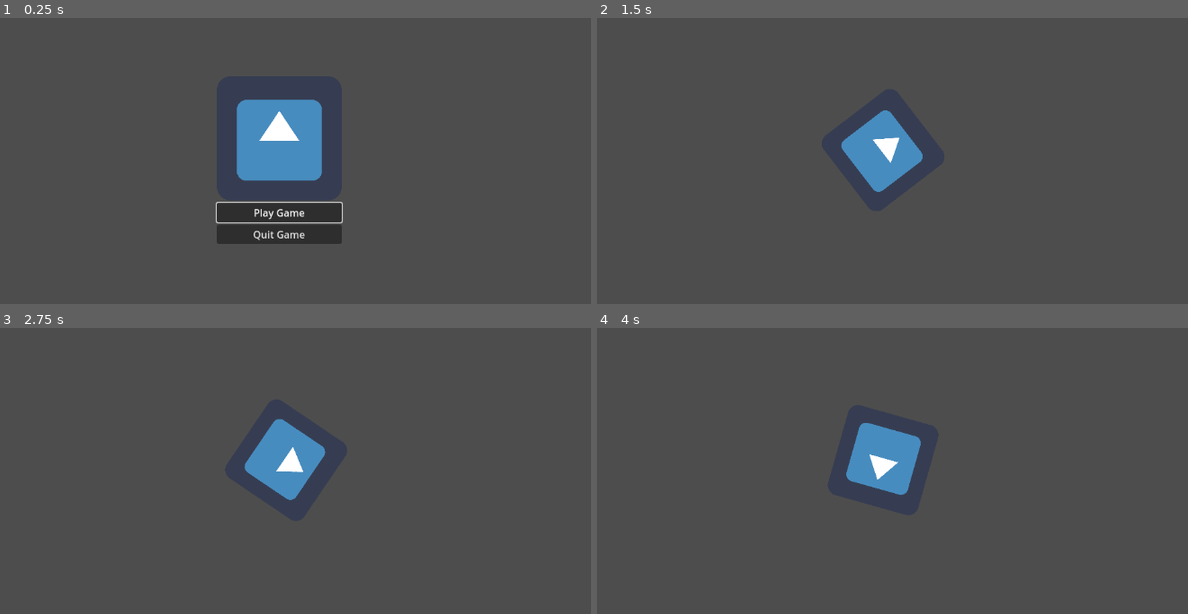
Above: before the commit, frames 1-4 (two rows, left to right).
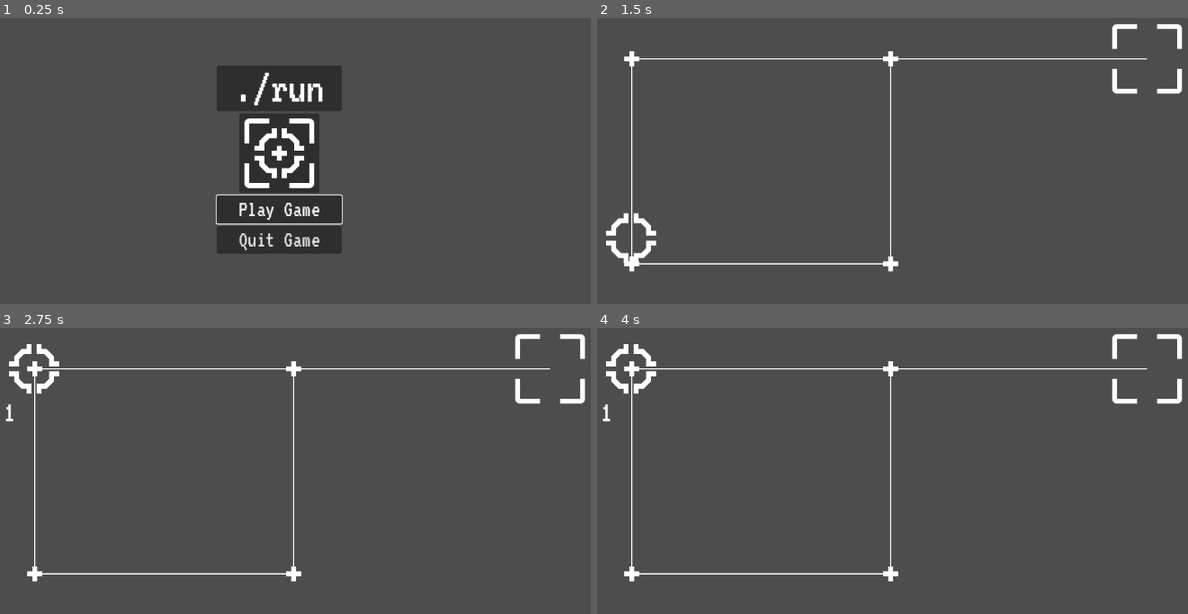
Above: after the commit, the same moments.

Repository: bardunbar/ggj_september25
Game: Godot game, scene res://screens/main_menu/main_menu_scene.tscn
Same seed, same stepped clock (60 frames per second), same inputs: the game is played once before the commit and once after it. The engine's default icon, where the game draws it, is replaced by a stand-in: a white triangle on a blue panel in a dark square.
Inputs:
- Up to frame 1 (0.25 s): no input
- Up to frame 2 (1.5 s): click "Play Game" at 0.5 s; tap 1 (process_one, bound only after the commit) at 1.35 s
- Up to frame 3 (2.75 s): tap 0 (process_zero, bound only after the commit) at 1.55, 2.1 s; tap 1 (process_one, bound only after the commit) at 2.3 s
- Up to frame 4 (4 s): tap 1 (process_one, bound only after the commit) at 2.85, 3.8 s; tap 0 (process_zero, bound only after the commit) at 3.05, 3.6 s

The runs differ from the first frame. In frame 1, 9.7% of the frame differs, in the area x 36-58%, y 16-83%; in frame 2, 4.7%; in frame 3, 4.8%; in frame 4, 4.8%.

Commit message:
Add basic game logic and node connection flow

Diff:
--- a/project/project.godot
+++ b/project/project.godot
@@ -22,6 +22,16 @@
 "events": [Object(InputEventKey,"resource_local_to_scene":false,"resource_name":"","device":0,"window_id":0,"alt_presse …(194 unchanged characters)…
 ]
 }
+process_one={
+"deadzone": 0.2,
+"events": [Object(InputEventKey,"resource_local_to_scene":false,"resource_name":"","device":0,"window_id":0,"alt_pressed":false,"shift_pressed":false,"ctrl_pressed":false,"meta_pressed":false,"pressed":false,"keycode":0,"physical_keycode":49,"key_label":0,"unicode":0,"location":0,"echo":false,"script":null)
+]
+}
+process_zero={
+"deadzone": 0.2,
+"events": [Object(InputEventKey,"resource_local_to_scene":false,"resource_name":"","device":-1,"window_id":0,"alt_pressed":false,"shift_pressed":false,"ctrl_pressed":false,"meta_pressed":false,"pressed":false,"keycode":0,"physical_keycode":48,"key_label":0,"unicode":48,"location":0,"echo":false,"script":null)
+]
+}
 
 [rendering]
 
--- /dev/null
+++ b/project/screens/game/Player.tscn
@@ -0,0 +1,42 @@
+[gd_scene load_steps=5 format=3 uid="uid://dlschjeli3fba"]
+
+[ext_resource type="Script" uid="uid://bj4lxxh8ceqpl" path="res://screens/game/player.gd" id="1_24xae"]
+[ext_resource type="Texture2D" uid="uid://d3s4ko2h4wp02" path="res://assets/textures/kenny_assets/thread.png" id="2_5unck"]
+[ext_resource type="FontFile" uid="uid://d3co1gjnbnn36" path="res://assets/fonts/VT323-Regular.ttf" id="3_grggs"]
+
+[sub_resource type="LabelSettings" id="LabelSettings_qk4c7"]
+font = ExtResource("3_grggs")
+font_size = 48
+
+[node name="Player" type="Node2D"]
+script = ExtResource("1_24xae")
+
+[node name="PlayerTexture" type="Sprite2D" parent="."]
+position = Vector2(-1, 0)
+texture = ExtResource("2_5unck")
+
+[node name="Control0" type="Node2D" parent="."]
+visible = false
+
+[node name="Label" type="Label" parent="Control0"]
+offset_left = -19.0
+offset_top = -25.0
+offset_right = 21.0
+offset_bottom = 24.0
+text = "0"
+label_settings = SubResource("LabelSettings_qk4c7")
+horizontal_alignment = 1
+vertical_alignment = 1
+
+[node name="Control1" type="Node2D" parent="."]
+visible = false
+
+[node name="Label2" type="Label" parent="Control1"]
+offset_left = -20.0
+offset_top = -24.0
+offset_right = 20.0
+offset_bottom = 25.0
+text = "1"
+label_settings = SubResource("LabelSettings_qk4c7")
+horizontal_alignment = 1
+vertical_alignment = 1
--- /dev/null
+++ b/project/screens/game/connection.gd
@@ -0,0 +1,14 @@
+@tool
+class_name Connection
+
+extends Node2D
+
+@export var node_a: Node2D = null
+@export var node_b: Node2D = null
+
+func _process(delta: float) -> void:
+	queue_redraw()
+
+func _draw():
+	if node_a != null and node_b != null:
+		draw_line(node_a.position, node_b.position, Color.WHITE, 2.5, false)
--- /dev/null
+++ b/project/screens/game/connections.gd
@@ -0,0 +1,3 @@
+extends Node2D
+
+@export var connections: Array[Array] = []
--- a/project/screens/game/game_scene.tscn
+++ b/project/screens/game/game_scene.tscn
@@ -1,20 +1,93 @@
-[gd_scene load_steps=5 format=3 uid="uid://cfnef885bvt5u"]
+[gd_scene load_steps=9 format=3 uid="uid://cfnef885bvt5u"]
 
 [ext_resource type="Script" uid="uid://cqdnoi24guymt" path="res://screens/game/game_script.gd" id="1_e6mtp"]
-[ext_resource type="Texture2D" uid="uid://ch2c0uus03qn6" path="res://assets/textures/godot_logo.png" id="1_wpo6x"]
 [ext_resource type="PackedScene" uid="uid://c4oy6yui5ffhj" path="res://screens/play_menu/play_menu_scene.tscn" id="2_jjnch"]
-[ext_resource type="Script" uid="uid://buy4c3xhcnogx" path="res://screens/game/twirl.gd" id="2_uald8"]
+[ext_resource type="Script" uid="uid://dghkl2ansufrm" path="res://screens/game/route_node.gd" id="3_1v58h"]
+[ext_resource type="Texture2D" uid="uid://lvjjic7sxqci" path="res://assets/textures/kenny_assets/route.png" id="3_b275y"]
+[ext_resource type="Texture2D" uid="uid://70ihoc05j8cv" path="res://assets/textures/kenny_assets/node.png" id="4_6vlqa"]
+[ext_resource type="Script" uid="uid://cvdscxsaacv3m" path="res://screens/game/connections.gd" id="4_jjnch"]
+[ext_resource type="Script" uid="uid://d3cyvtxp1bcay" path="res://screens/game/connection.gd" id="5_b275y"]
+[ext_resource type="PackedScene" uid="uid://dlschjeli3fba" path="res://screens/game/Player.tscn" id="7_tvl6b"]
 
 [node name="GameScene" type="Node2D"]
 script = ExtResource("1_e6mtp")
 play_menu = ExtResource("2_jjnch")
 
-[node name="Sprite2D" type="Sprite2D" parent="."]
-position = Vector2(587, 308)
-scale = Vector2(0.146484, 0.146484)
-texture = ExtResource("1_wpo6x")
-script = ExtResource("2_uald8")
-rate = 1.0
-
 [node name="InterfaceLayer" type="CanvasLayer" parent="."]
 unique_name_in_owner = true
+
+[node name="Level_1" type="Node2D" parent="."]
+
+[node name="Route Nodes" type="Node2D" parent="Level_1"]
+
+[node name="RouteNode" type="Node2D" parent="Level_1/Route Nodes" node_paths=PackedStringArray("connection_1")]
+position = Vector2(184, 161)
+script = ExtResource("3_1v58h")
+connection_1 = NodePath("../RouteNode2")
+metadata/_custom_type_script = "uid://dghkl2ansufrm"
+
+[node name="Sprite2D" type="Sprite2D" parent="Level_1/Route Nodes/RouteNode"]
+texture = ExtResource("3_b275y")
+
+[node name="RouteNode2" type="Node2D" parent="Level_1/Route Nodes" node_paths=PackedStringArray("connection_0", "connection_1")]
+position = Vector2(184, 491)
+script = ExtResource("3_1v58h")
+connection_0 = NodePath("../RouteNode")
+connection_1 = NodePath("../RouteNode3")
+metadata/_custom_type_script = "uid://dghkl2ansufrm"
+
+[node name="Sprite2D" type="Sprite2D" parent="Level_1/Route Nodes/RouteNode2"]
+texture = ExtResource("3_b275y")
+
+[node name="RouteNode3" type="Node2D" parent="Level_1/Route Nodes" node_paths=PackedStringArray("connection_0", "connection_1")]
+position = Vector2(599, 491)
+script = ExtResource("3_1v58h")
+connection_0 = NodePath("../RouteNode2")
+connection_1 = NodePath("../RouteNode4")
+metadata/_custom_type_script = "uid://dghkl2ansufrm"
+
+[node name="Sprite2D" type="Sprite2D" parent="Level_1/Route Nodes/RouteNode3"]
+texture = ExtResource("3_b275y")
+
+[node name="RouteNode4" type="Node2D" parent="Level_1/Route Nodes" node_paths=PackedStringArray("connection_0", "connection_1")]
+position = Vector2(599, 161)
+script = ExtResource("3_1v58h")
+connection_0 = NodePath("../RouteNode")
+connection_1 = NodePath("../RouteNode5")
+metadata/_custom_type_script = "uid://dghkl2ansufrm"
+
+[node name="Sprite2D" type="Sprite2D" parent="Level_1/Route Nodes/RouteNode4"]
+texture = ExtResource("3_b275y")
+
+[node name="RouteNode5" type="Node2D" parent="Level_1/Route Nodes" node_paths=PackedStringArray("connection_0")]
+position = Vector2(1010, 161)
+script = ExtResource("3_1v58h")
+connection_0 = NodePath("../RouteNode4")
+metadata/_custom_type_script = "uid://dghkl2ansufrm"
+
+[node name="Sprite2D" type="Sprite2D" parent="Level_1/Route Nodes/RouteNode5"]
+texture = ExtResource("4_6vlqa")
+
+[node name="Connections" type="Node2D" parent="Level_1"]
+visible = false
+script = ExtResource("4_jjnch")
+
+[node name="Connection" type="Node2D" parent="Level_1/Connections"]
+script = ExtResource("5_b275y")
+metadata/_custom_type_script = "uid://d3cyvtxp1bcay"
+
+[node name="Connection2" type="Node2D" parent="Level_1/Connections"]
+script = ExtResource("5_b275y")
+metadata/_custom_type_script = "uid://d3cyvtxp1bcay"
+
+[node name="Connection3" type="Node2D" parent="Level_1/Connections"]
+script = ExtResource("5_b275y")
+metadata/_custom_type_script = "uid://d3cyvtxp1bcay"
+
+[node name="Connection4" type="Node2D" parent="Level_1/Connections"]
+script = ExtResource("5_b275y")
+metadata/_custom_type_script = "uid://d3cyvtxp1bcay"
+
+[node name="Player" parent="Level_1" node_paths=PackedStringArray("starting_node") instance=ExtResource("7_tvl6b")]
+position = Vector2(76, 72)
+starting_node = NodePath("../Route Nodes/RouteNode")
--- /dev/null
+++ b/project/screens/game/player.gd
@@ -0,0 +1,63 @@
+
+class_name Player
+extends Node2D
+
+@onready var control_0 : Node2D = $Control0
+@onready var control_1 : Node2D = $Control1
+
+@export var text_offset_angle : float = PI/6
+@export var text_offset_distance : float = 80.0
+
+@export var starting_node : RouteNode = null
+@export var travel_speed : float = 900.0
+
+var current_node : RouteNode = null
+
+func _ready() -> void:
+	if starting_node != null:
+		position = starting_node.position
+		set_route_node(starting_node)
+
+	$PlayerTexture.scale = Vector2(1.0, 0.0)
+	var tween = get_tree().create_tween()
+	tween.tween_property($PlayerTexture, "scale", Vector2(1.0, 1.0), 0.5).set_trans(Tween.TRANS_ELASTIC).set_delay(0.25)
+
+func _process(delta: float) -> void:
+	if current_node != null:
+		if Input.is_action_just_pressed("process_zero"):
+			if current_node.connection_0 != null:
+				do_travel(current_node.connection_0)
+		if Input.is_action_just_pressed("process_one"):
+			if current_node.connection_1 != null:
+				do_travel(current_node.connection_1)
+
+func set_route_node(route_node : RouteNode) -> void:
+	current_node = route_node
+
+	if current_node != null:
+		if current_node.connection_0 != null:
+			control_0.visible = true
+			var delta = current_node.connection_0.position - position
+			var normal = delta.normalized()
+			control_0.position = normal.rotated(-text_offset_angle) * text_offset_distance
+		else:
+			control_0.visible = false
+
+		if current_node.connection_1 != null:
+			control_1.visible = true
+			var delta = current_node.connection_1.position - position
+			var normal = delta.normalized()
+			control_1.position = normal.rotated(text_offset_angle) * text_offset_distance
+		else:
+			control_1.visible = false
+	else:
+		control_0.visible = false
+		control_1.visible = false
+
+func do_travel(destination_node : RouteNode) -> void:
+	set_route_node(null)
+	var delta = destination_node.global_position - global_position
+	var time = delta.length() / travel_speed
+	var tween = get_tree().create_tween()
+	tween.tween_property(self, "global_position", destination_node.global_position, time).set_trans(Tween.TRANS_SPRING).set_ease(Tween.EASE_OUT)
+	tween.tween_callback(func(): set_route_node(destination_node))
--- /dev/null
+++ b/project/screens/game/route_node.gd
@@ -0,0 +1,29 @@
+@tool
+
+class_name RouteNode
+extends Node2D
+
+@export var connection_0 : RouteNode = null
+@export var connection_1 : RouteNode = null
+@export var text_offset_angle : float = PI/8
+@export var text_offset_distance : float = 80.0
+
+func _process(delta: float) -> void:
+	queue_redraw()
+
+func _draw() -> void:
+	if connection_0 != null:
+		var delta = connection_0.position - position
+		var normal = delta.normalized()
+		draw_line(Vector2.ZERO, delta, Color.WHITE, 2.5, false)
+
+		if Engine.is_editor_hint():
+			draw_string(ThemeDB.fallback_font, normal.rotated(text_offset_angle) * text_offset_distance, "0", HORIZONTAL_ALIGNMENT_FILL, )
+
+	if connection_1 != null:
+		var delta = connection_1.position - position
+		var normal = delta.normalized()
+		draw_line(Vector2.ZERO, delta, Color.WHITE, 2.5, false)
+
+		if Engine.is_editor_hint():
+			draw_string(ThemeDB.fallback_font, normal.rotated(text_offset_angle) * text_offset_distance, "1", HORIZONTAL_ALIGNMENT_FILL, )
--- a/project/screens/main_menu/main_menu_scene.tscn
+++ b/project/screens/main_menu/main_menu_scene.tscn
@@ -1,8 +1,15 @@
-[gd_scene load_steps=4 format=3 uid="uid://cg2pqihw6wjud"]
+[gd_scene load_steps=8 format=3 uid="uid://cg2pqihw6wjud"]
 
 [ext_resource type="Script" uid="uid://uo5g3ojn10ra" path="res://screens/main_menu/main_menu_script.gd" id="1_givtq"]
-[ext_resource type="Texture2D" uid="uid://ch2c0uus03qn6" path="res://assets/textures/godot_logo.png" id="1_lgj5r"]
 [ext_resource type="PackedScene" uid="uid://cfnef885bvt5u" path="res://screens/game/game_scene.tscn" id="2_6iutv"]
+[ext_resource type="Texture2D" uid="uid://lvjjic7sxqci" path="res://assets/textures/kenny_assets/route.png" id="3_2qflc"]
+[ext_resource type="FontFile" uid="uid://d3co1gjnbnn36" path="res://assets/fonts/VT323-Regular.ttf" id="3_vndbf"]
+[ext_resource type="Texture2D" uid="uid://70ihoc05j8cv" path="res://assets/textures/kenny_assets/node.png" id="4_vndbf"]
+[ext_resource type="Texture2D" uid="uid://d3s4ko2h4wp02" path="res://assets/textures/kenny_assets/thread.png" id="5_uongy"]
+
+[sub_resource type="LabelSettings" id="LabelSettings_uongy"]
+font = ExtResource("3_vndbf")
+font_size = 72
 
 [node name="MainMenuScene" type="Node2D"]
 script = ExtResource("1_givtq")
@@ -21,16 +28,42 @@
 [node name="VBoxContainer" type="VBoxContainer" parent="MenuUI/CenterContainer"]
 layout_mode = 2
 
-[node name="TextureRect" type="TextureRect" parent="MenuUI/CenterContainer/VBoxContainer"]
+[node name="PanelContainer" type="PanelContainer" parent="MenuUI/CenterContainer/VBoxContainer"]
 layout_mode = 2
-texture = ExtResource("1_lgj5r")
-expand_mode = 4
+
+[node name="Label" type="Label" parent="MenuUI/CenterContainer/VBoxContainer/PanelContainer"]
+layout_mode = 2
+text = "./run"
+label_settings = SubResource("LabelSettings_uongy")
+horizontal_alignment = 1
+vertical_alignment = 1
+
+[node name="Logo" type="PanelContainer" parent="MenuUI/CenterContainer/VBoxContainer"]
+layout_mode = 2
+size_flags_horizontal = 4
+
+[node name="TextureRect2" type="TextureRect" parent="MenuUI/CenterContainer/VBoxContainer/Logo"]
+layout_mode = 2
+texture = ExtResource("3_2qflc")
+stretch_mode = 2
+
+[node name="TextureRect3" type="TextureRect" parent="MenuUI/CenterContainer/VBoxContainer/Logo"]
+layout_mode = 2
+texture = ExtResource("4_vndbf")
+stretch_mode = 2
+
+[node name="TextureRect4" type="TextureRect" parent="MenuUI/CenterContainer/VBoxContainer/Logo"]
+layout_mode = 2
+texture = ExtResource("5_uongy")
+stretch_mode = 2
 
 [node name="PlayButton" type="Button" parent="MenuUI/CenterContainer/VBoxContainer"]
 unique_name_in_owner = true
 custom_minimum_size = Vector2(200, 0)
 layout_mode = 2
 focus_neighbor_bottom = NodePath("../QuitButton")
+theme_override_fonts/font = ExtResource("3_vndbf")
+theme_override_font_sizes/font_size = 36
 text = "Play Game"
 
 [node name="QuitButton" type="Button" parent="MenuUI/CenterContainer/VBoxContainer"]
@@ -38,4 +71,6 @@
 custom_minimum_size = Vector2(200, 0)
 layout_mode = 2
 focus_neighbor_top = NodePath("../PlayButton")
+theme_override_fonts/font = ExtResource("3_vndbf")
+theme_override_font_sizes/font_size = 36
 text = "Quit Game"
--- a/project/screens/play_menu/play_menu_scene.tscn
+++ b/project/screens/play_menu/play_menu_scene.tscn
@@ -1,6 +1,7 @@
-[gd_scene load_steps=2 format=3 uid="uid://c4oy6yui5ffhj"]
+[gd_scene load_steps=3 format=3 uid="uid://c4oy6yui5ffhj"]
 
 [ext_resource type="Script" uid="uid://upcj28bpj8b1" path="res://screens/play_menu/play_menu_script.gd" id="1_in4hb"]
+[ext_resource type="FontFile" uid="uid://d3co1gjnbnn36" path="res://assets/fonts/VT323-Regular.ttf" id="2_qi7bd"]
 
 [node name="PlayMenuScene" type="Control"]
 layout_mode = 3
@@ -33,6 +34,7 @@
 
 [node name="Label" type="Label" parent="CenterContainer/VBoxContainer"]
 layout_mode = 2
+theme_override_fonts/font = ExtResource("2_qi7bd")
 theme_override_font_sizes/font_size = 50
 text = "Paused"
 horizontal_alignment = 1
@@ -41,14 +43,20 @@
 [node name="ResumeButton" type="Button" parent="CenterContainer/VBoxContainer"]
 unique_name_in_owner = true
 layout_mode = 2
+theme_override_fonts/font = ExtResource("2_qi7bd")
+theme_override_font_sizes/font_size = 36
 text = "Resume"
 
 [node name="MainMenuButton" type="Button" parent="CenterContainer/VBoxContainer"]
 unique_name_in_owner = true
 layout_mode = 2
+theme_override_fonts/font = ExtResource("2_qi7bd")
+theme_override_font_sizes/font_size = 36
 text = "Main Menu"
 
 [node name="QuitButton" type="Button" parent="CenterContainer/VBoxContainer"]
 unique_name_in_owner = true
 layout_mode = 2
+theme_override_fonts/font = ExtResource("2_qi7bd")
+theme_override_font_sizes/font_size = 36
 text = "Quit"
Binary file added: project/assets/fonts/VT323-Regular.ttf
Not shown, added: project/assets/fonts/VT323-Regular.ttf.import
Binary file added: project/assets/textures/kenny_assets/node.png
Not shown, added: project/assets/textures/kenny_assets/node.png.import
Binary file added: project/assets/textures/kenny_assets/route.png
Not shown, added: project/assets/textures/kenny_assets/route.png.import
Binary file added: project/assets/textures/kenny_assets/thread.png
Not shown, added: project/assets/textures/kenny_assets/thread.png.import
Not shown, added: project/screens/game/connection.gd.uid
Not shown, added: project/screens/game/connections.gd.uid
Not shown, added: project/screens/game/player.gd.uid
Not shown, added: project/screens/game/route_node.gd.uid
